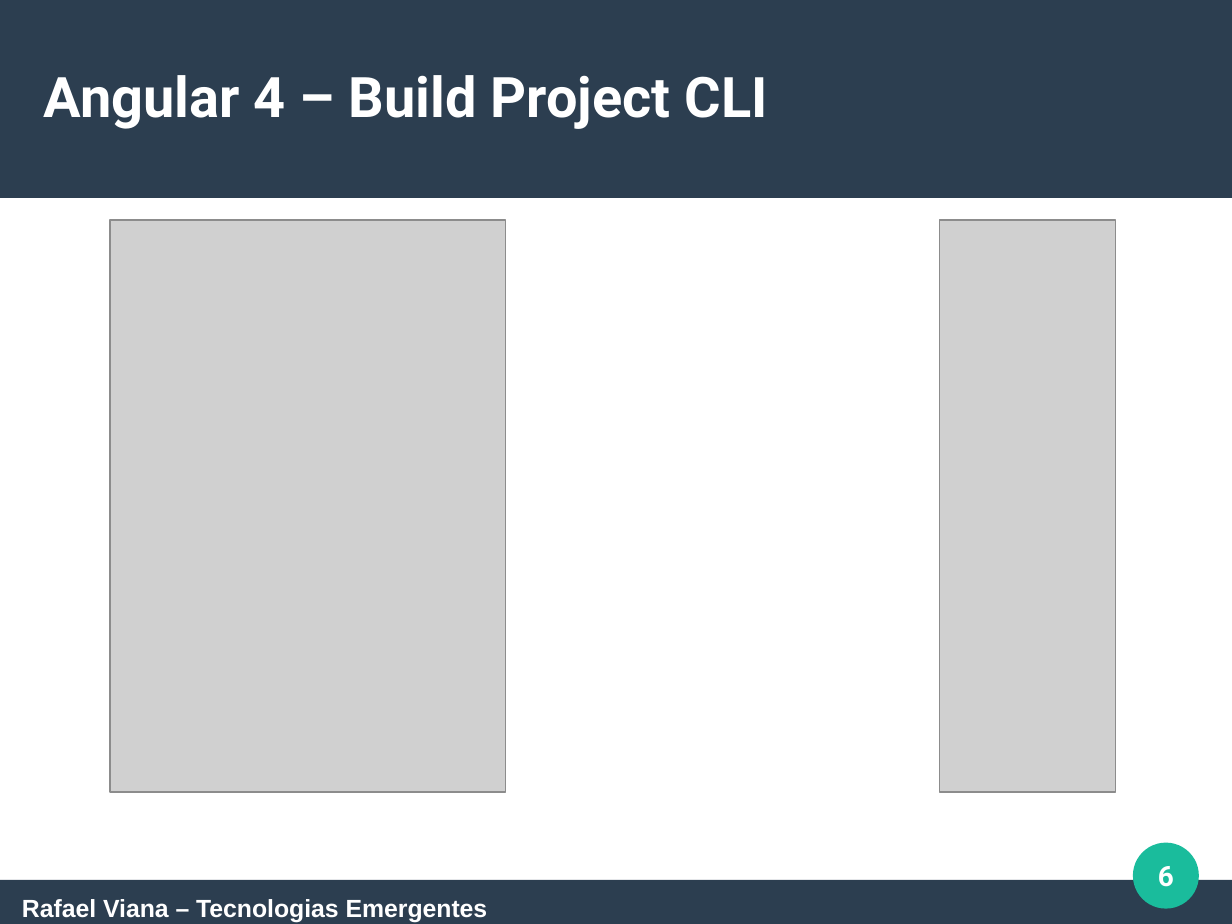
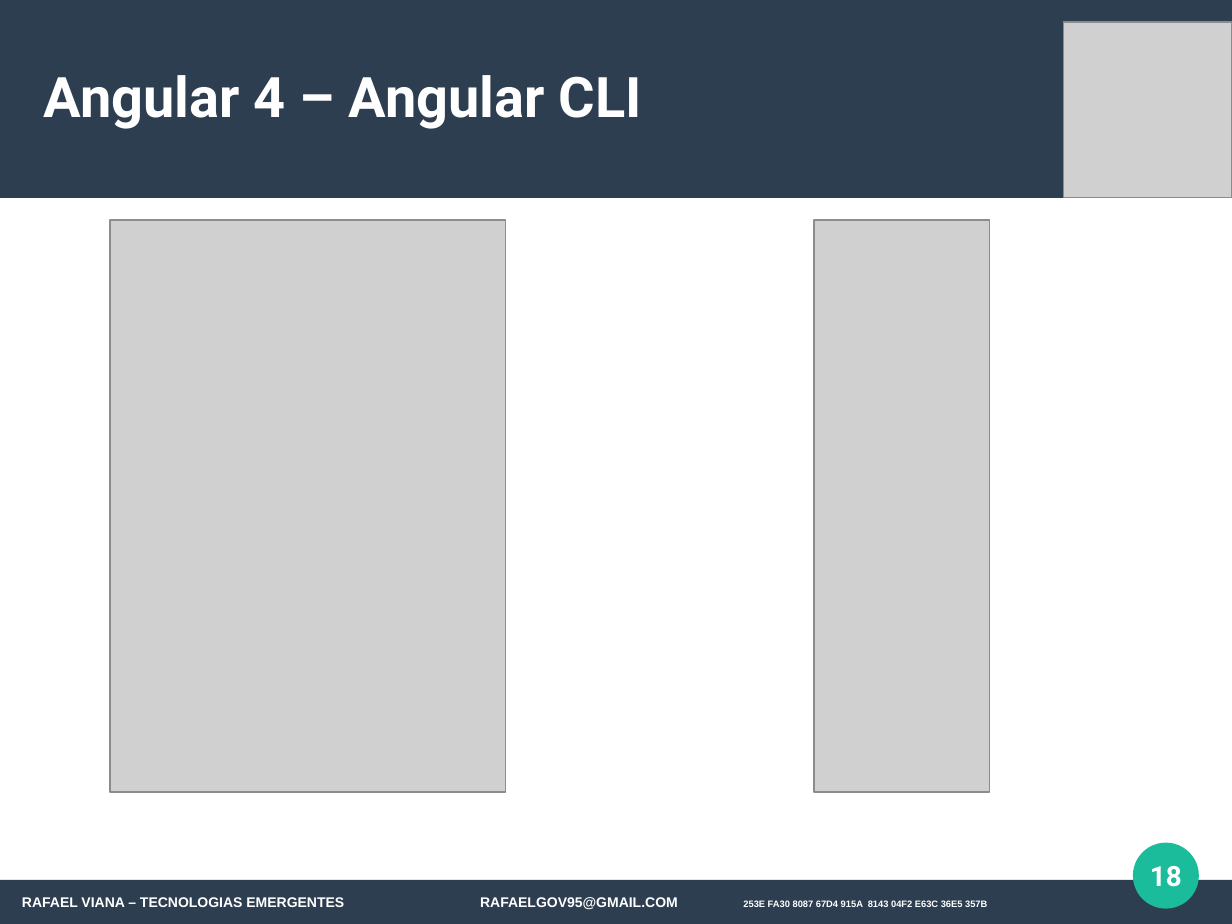
Before and after one commit to rafaelgov95/TE, a slide deck: slide 18 of Apresentação/Angular-4.odp (slide 6 before the commit). Drawn at 1232x924 pixels with LibreOffice and Linux fonts; fonts in the diff are those of the drawing; grey boxes stand for pictures. Boxes give left, top, right and bottom in pixels: in the first picture for what was removed or moved away, otherwise in the second. Text is boxed around its words. In the diff, an @@ line names an element or a change of style, - is before the commit and + after.

```diff
--- a/Apresentação/Angular-4.odp
+++ b/Apresentação/Angular-4.odp
@@ picture added at [1064,22,1232,198] @@
@@ title at [44,75,642,129]: text changed @@
-Angular 4 – Build Project CLI
+Angular 4 – Angular CLI
@@ picture: place and size @@
-picture at [939,220,1115,793]
+picture at [814,220,989,793]
@@ page number at [1150,866,1182,887]: text changed @@
-6
+18
@@ text at [22,897,987,909]: text changed; size 16 to 9 pt @@
-Rafael Viana – Tecnologias Emergentes
+RAFAEL VIANA – TECNOLOGIAS EMERGENTES RAFAELGOV95@GMAIL.COM 253E FA30 8087 67D4 915A 8143 04F2 E63C 36E5 357B
```
Also in this commit, not shown: 3 other slides changed, 14 slides added, 2 slides removed, 1 other file.
